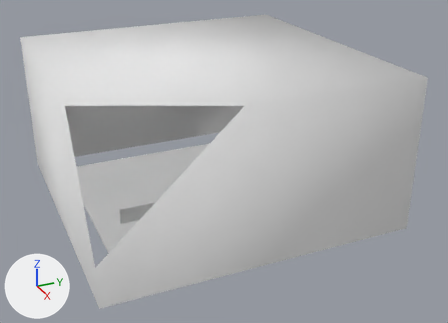
What one commit did to the Blender file morse_ws/environments/outdoors_flat_empty.blend.
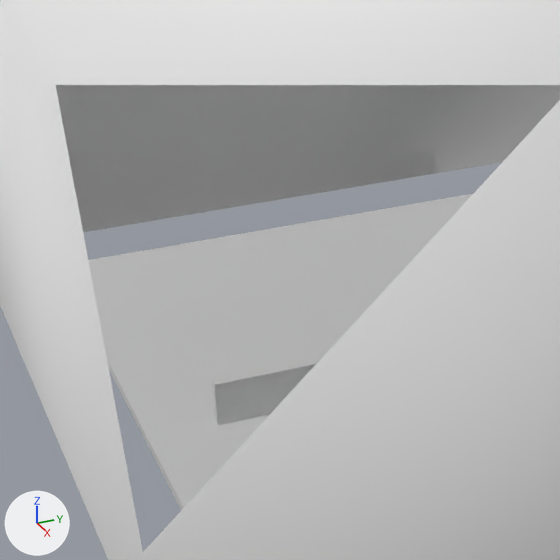
There are two pictures of each version: one whole from a 50 mm lens placed at (326.0, -132.0, 178.0), pointed at (13.0, 9.0, 21.0), one close up on the part from 10% to 54% of the width and 24% to 84% of the height. Every picture has the same lights, and +X, +Y and +Z are marked at lower left. Everything nearer to the camera than a plane just in front of the edit is cut away.
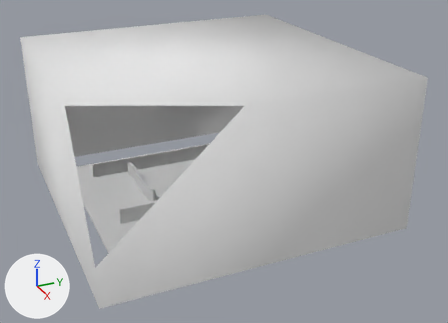
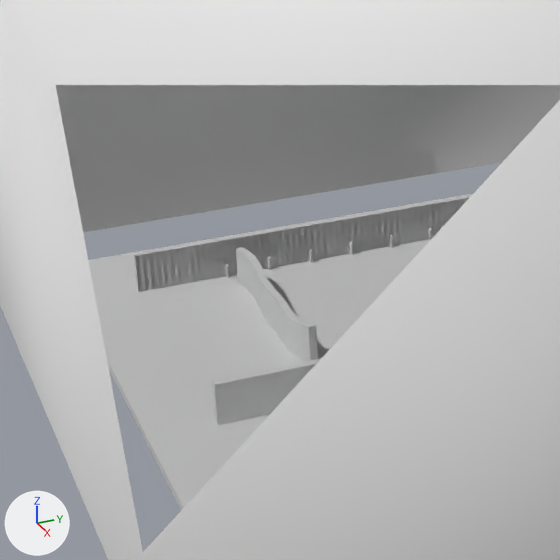
Boxes (x1, y1, x2, y2) around the edits, measured in the close-ups (560 x 560 px):
'CrenWall', added
    after: (133, 193, 474, 292)
'CurvedWall', added
    after: (236, 247, 318, 361)

Diff of the bpy script that builds the scene:
```diff
--- a/morse_ws/environments/outdoors_flat_empty.blend.py
+++ b/morse_ws/environments/outdoors_flat_empty.blend.py
@@ mat_material_001 @@
+mat_material_001 = diffuse_material('Material.001')
+mat_material_001.base_color = (0.8, 0.8, 0.8)  # white #e7e7e7
@@ mat_material_wall_rock @@
+mat_material_wall_rock = diffuse_material('Material.wall.rock')
+mat_material_wall_rock.base_color = (0.8, 0.8, 0.8)  # white #e7e7e7
@@ me_flatwall_001 @@
+me_flatwall_001.from_pydata(...)  # 98 vertices, 61 faces; spans x -2.0..1.0, y -1.0..1.0, z -1.0..1.0
+me_flatwall_001.materials.append(mat_material_001)  # white #e7e7e7
@@ me_mesh @@
+me_mesh.from_pydata(...)  # 240 vertices, 238 faces; spans x -5.3..4.74, y -2.8..-1.78, z 0.0..2.33
+me_mesh.materials.append(mat_material_wall_rock)  # white #e7e7e7
@@ ob_crenwall @@
+ob_crenwall = bpy.data.objects.new('CrenWall', me_flatwall_001)
+ob_crenwall.location = (-40.0, 0.0, 5.0)
+ob_crenwall.rotation_euler = (0.0, 0.0, 3.142)  # degrees (0, 0, 180)
+ob_crenwall.scale = (1.0, 60.5, 5.0)
@@ ob_curvedwall @@
+ob_curvedwall = bpy.data.objects.new('CurvedWall', me_mesh)
+ob_curvedwall.location = (-11.3, -26.6, -0.6)
+ob_curvedwall.scale = (4.35, 4.35, 4.35)
```
